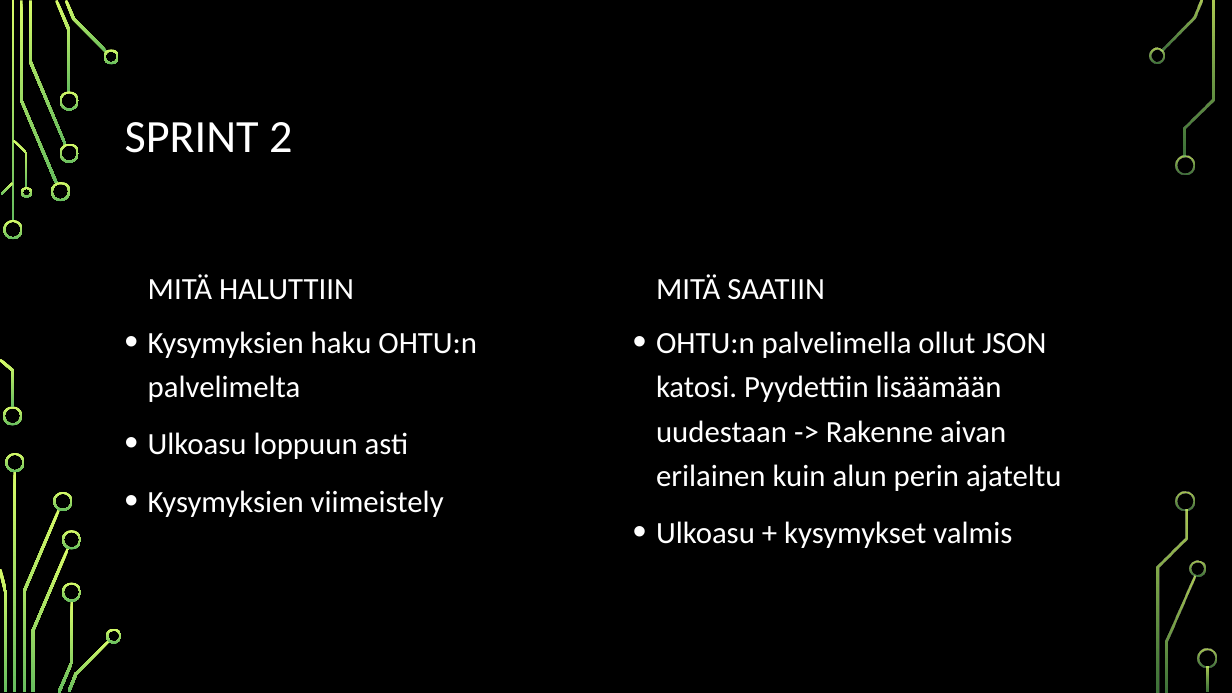
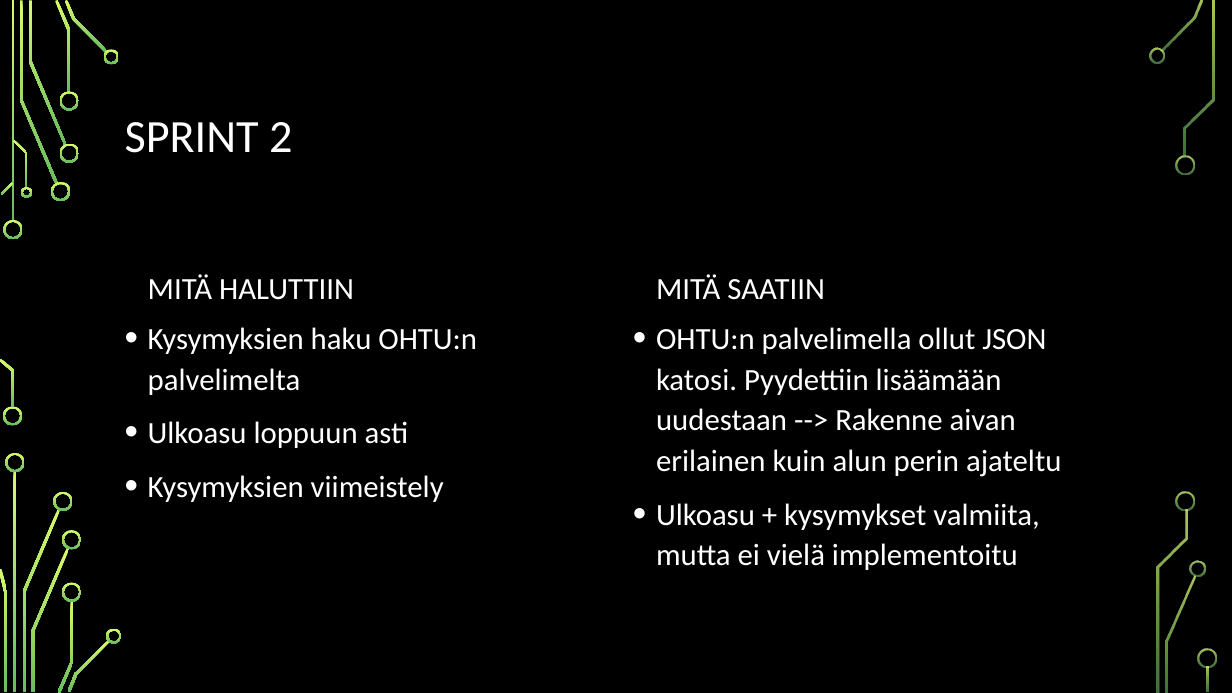
Before and after one commit to juliuspartanen/Reiska-1.1, a slide deck: slide 3 of PP-reiskat.pptx. Drawn at 1232x693 pixels with LibreOffice and Linux fonts; fonts in the diff are those of the drawing; background and template pictures are left out. Boxes give left, top, right and bottom in pixels: in the first picture for what was removed or moved away, otherwise in the second. Text is boxed around its words. In the diff, an @@ line names an element or a change of style, - is before the commit and + after.

```diff
--- a/PP-reiskat.pptx
+++ b/PP-reiskat.pptx
@@ text "Kysymyksien haku OHTU:n palvelimelta" at box(148, 327, 477, 502): line spacing 1.2 to 1.1 @@
@@ text at box(656, 327, 1061, 570): text changed @@
-• OHTU:n palvelimella ollut JSON katosi. Pyydettiin lisäämään uudestaan -> Rakenne aivan erilainen kuin alun perin ajateltu
-• Ulkoasu + kysymykset valmis
+• OHTU:n palvelimella ollut JSON katosi. Pyydettiin lisäämään uudestaan --> Rakenne aivan erilainen kuin alun perin ajateltu
+• Ulkoasu + kysymykset valmiita, mutta ei vielä implementoitu
```
Also in this commit, not shown: 4 other slides changed, 2 slides removed.
